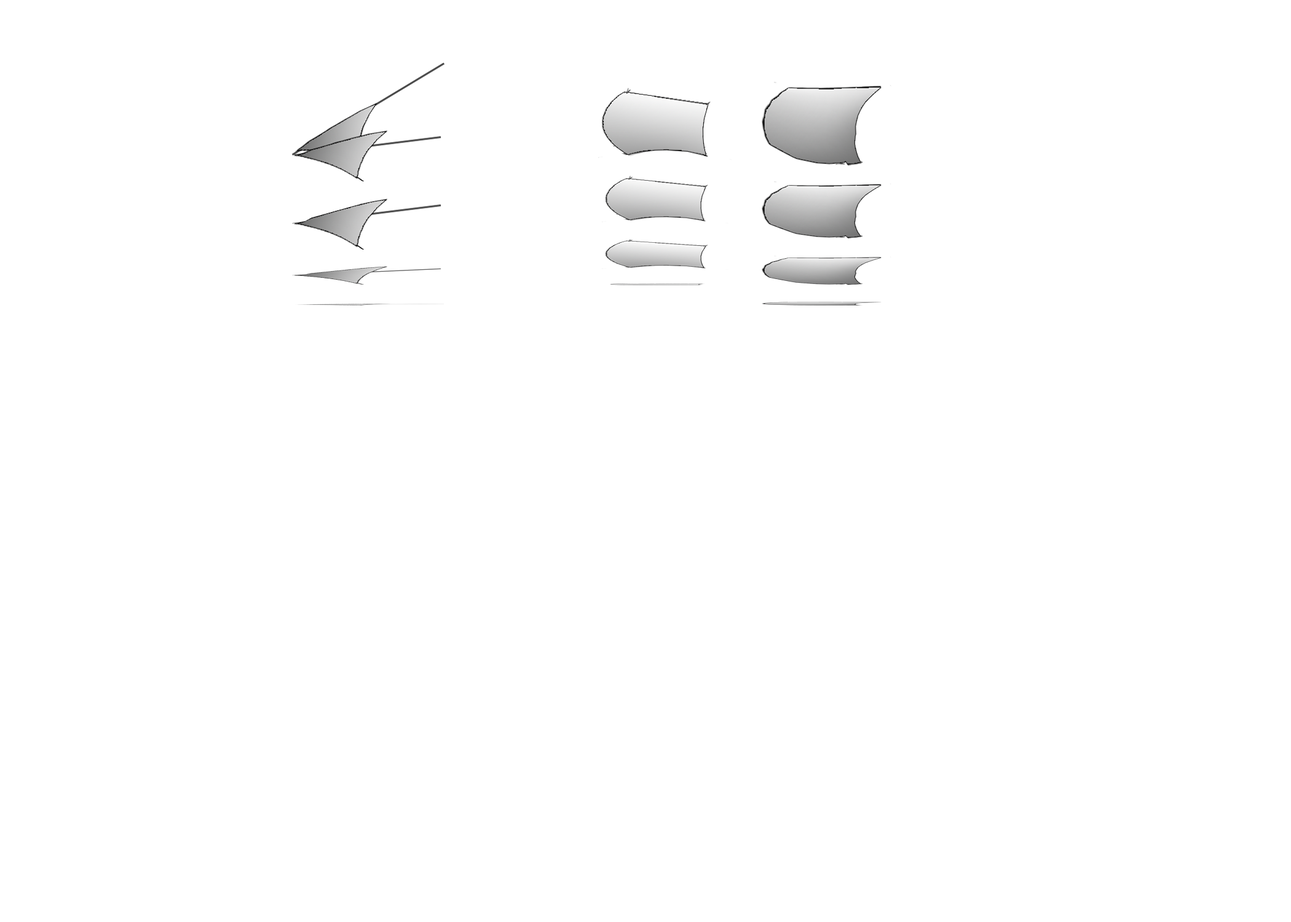
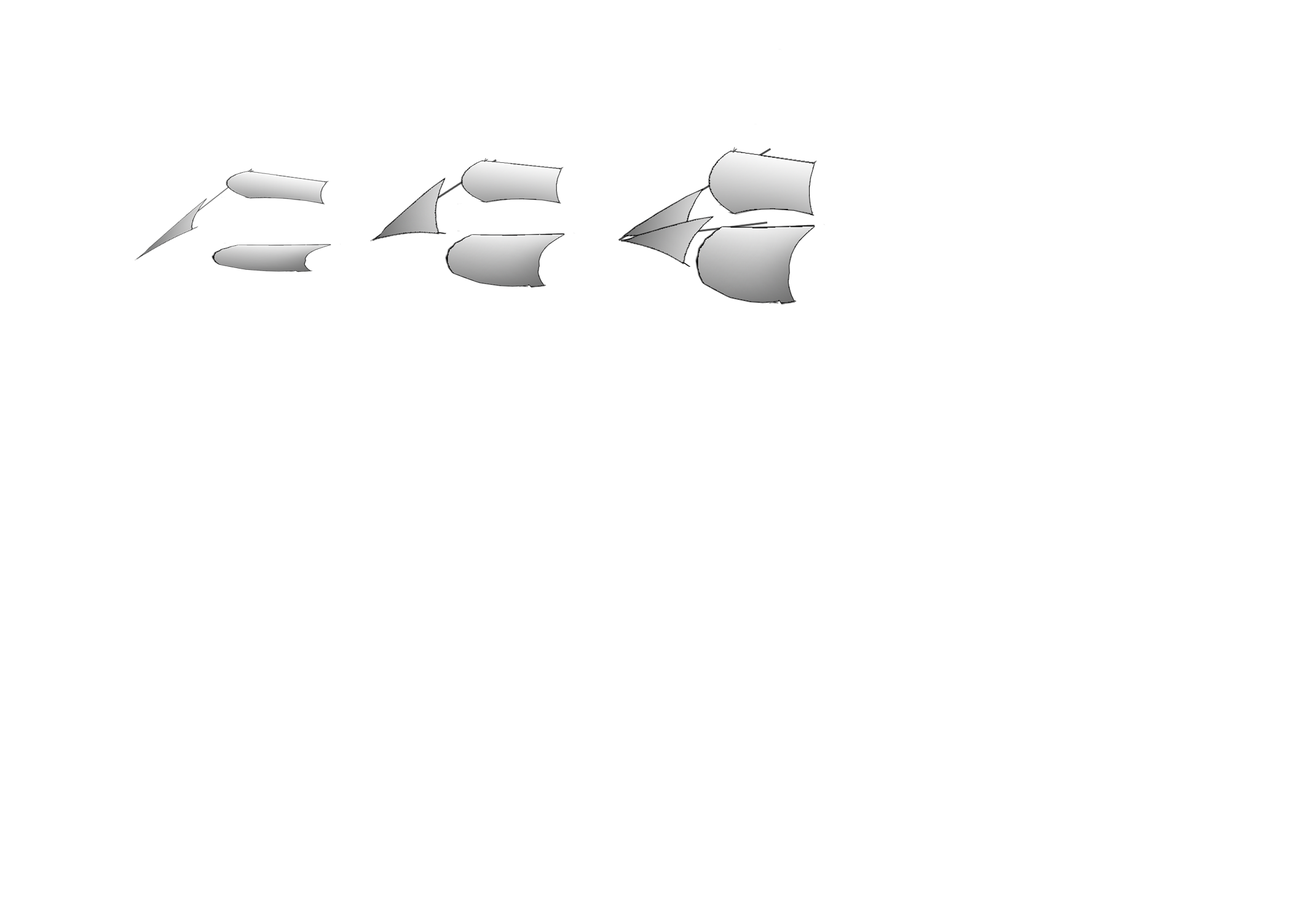
The second 1291 × 922 image is a revision of the first. Changes to its layers:
hid "Layer 1", moved it above "full_sails", painted on it over <box>180,184,477,306</box>
renamed "top_sail copy 2" to "full_sails", painted on it over <box>602,146,826,306</box>
removed layer "top_sail copy" over <box>602,175,729,224</box>
removed layer "top_sail" over <box>598,87,733,161</box>
removed layer "down_sail copy 3" over <box>761,301,882,306</box>
removed layer "down_sail copy 2" over <box>761,255,892,286</box>
removed layer "down_sail copy" over <box>761,181,892,240</box>
removed layer "down_sail" over <box>761,81,892,167</box>
removed layer "Layer 2 copy 2" over <box>295,303,445,306</box>
renamed "Layer 2 copy" to "half sails", painted on it over <box>292,158,576,289</box>
removed layer "Layer 2" over <box>292,198,442,250</box>
removed layer "front_sail" over <box>292,62,445,182</box>
renamed "top_sail copy 3" to "small sails", moved it above "Background", painted on it over <box>134,48,782,286</box>
